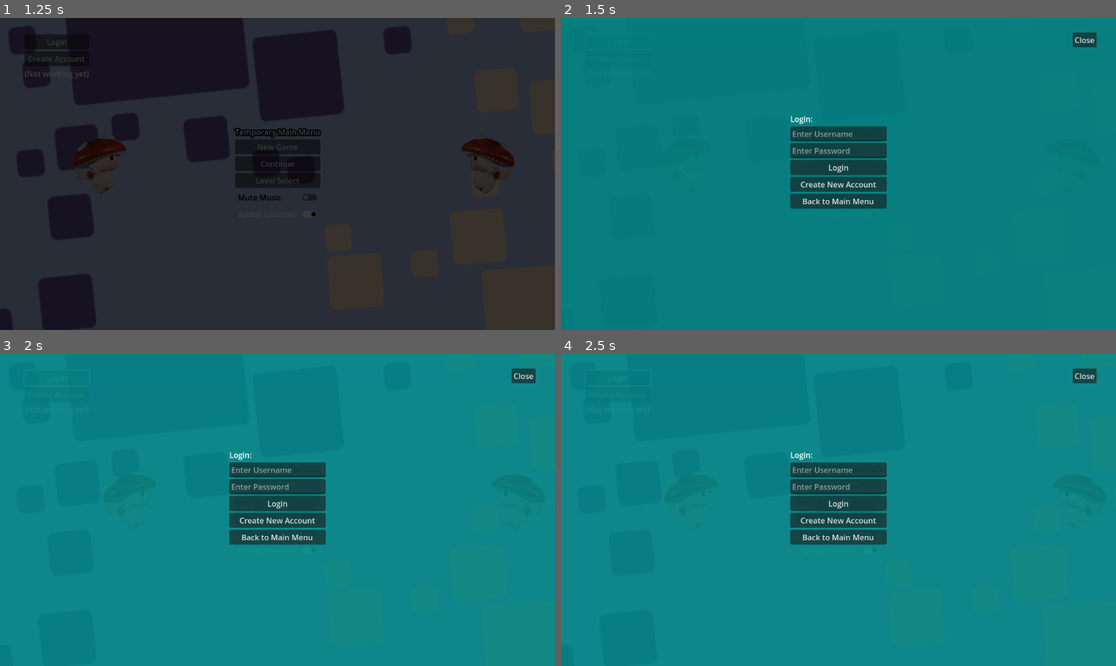
Above: before the commit, frames 1-4 (two rows, left to right).
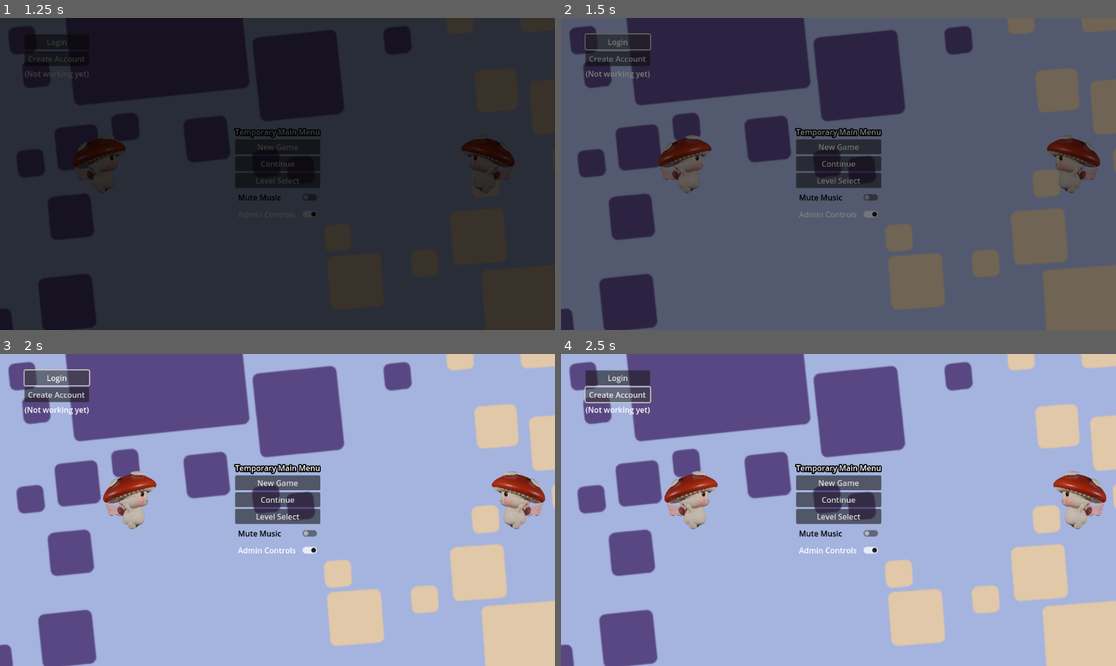
Above: after the commit, the same moments.

Repository: dustngroh/CapstoneProject
Game: Godot game, scene res://scenes/main/Game.tscn
The game is run twice, just before and just after one commit, with the same random seed, the same clock (stepped at 60 frames per second) and the same inputs. The engine's default icon, where the game draws it, is replaced by a stand-in: a white triangle on a blue panel in a dark square.
Inputs:
- Up to frame 1 (1.25 s): tap Enter at 0.5 s; hold Right (walk_right) from 0.53 s (still down); tap Space (jump) at 0.77 s
- Up to frame 2 (1.5 s): release Right (walk_right) at 1.25 s; click "Login" at 1.25 s
- Up to frame 3 (2 s): no input
- Up to frame 4 (2.5 s): click "Create Account" at 2 s

Frame 1 is identical in both runs. In frame 2, 99% of the frame differs, in the area x 0-100%, y 0-100%; in frame 3, 100%; in frame 4, 100%.

Commit message:
Re-enable win zoom. Try disabling login/account creation.

Diff:
--- a/run-game/scenes/common/ui/ui_manager.gd
+++ b/run-game/scenes/common/ui/ui_manager.gd
@@ -15,19 +15,19 @@
 
 func show_login():
 	hide_create_account()
-	if login_screen == null:
-		login_screen = load("res://scenes/common/ui/login_screen.tscn").instantiate()
-		add_child(login_screen)
-		login_screen.login_success.connect(_on_login_success)
-		login_screen.go_to_create_account.connect(show_create_account)
+	#if login_screen == null:
+		#login_screen = load("res://scenes/common/ui/login_screen.tscn").instantiate()
+		#add_child(login_screen)
+		#login_screen.login_success.connect(_on_login_success)
+		#login_screen.go_to_create_account.connect(show_create_account)
 
 func show_create_account():
 	hide_login()
-	if create_account_screen == null:
-		create_account_screen = load("res://scenes/common/ui/create_account_screen.tscn").instantiate()
-		add_child(create_account_screen)
-		create_account_screen.account_created.connect(_on_account_created)
-		create_account_screen.go_back_to_login.connect(show_login)
+	#if create_account_screen == null:
+		#create_account_screen = load("res://scenes/common/ui/create_account_screen.tscn").instantiate()
+		#add_child(create_account_screen)
+		#create_account_screen.account_created.connect(_on_account_created)
+		#create_account_screen.go_back_to_login.connect(show_login)
 
 func _on_login_success(username):
 	print("Logged in as:", username)
--- a/run-game/scenes/common/win_zone.gd
+++ b/run-game/scenes/common/win_zone.gd
@@ -17,5 +17,5 @@
 	if body.is_in_group('player') and not win_zone_triggered:
 		win_zone_triggered = true
 		$AudioStreamPlayer.play()
-		#body.zoom_in()
+		body.zoom_in()
 		emit_signal('win')
--- a/run-game/scenes/entities/characters/player/character_body_2d.gd
+++ b/run-game/scenes/entities/characters/player/character_body_2d.gd
@@ -111,6 +111,6 @@
 	coyote = false
 	#modulate = Color(1, 1, 1) # Uncomment to use coyote color filter (removes filter)
 
-#func zoom_in():
-	#var tween = create_tween()
-	#tween.tween_property($Camera2D, "zoom", Vector2(zoom_in_factor, zoom_in_factor), zoom_in_duration)
+func zoom_in():
+	var tween = create_tween()
+	tween.tween_property($Camera2D, "zoom", Vector2(zoom_in_factor, zoom_in_factor), zoom_in_duration)
Not shown, changed: docs/index.html
Not shown, changed: docs/index.pck
